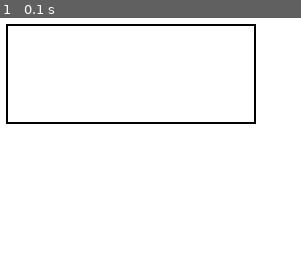
Above: before the commit, frame 1.
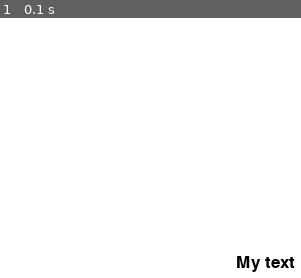
Above: after the commit, the same moment.

Repository: iancrosby/PyGame1
Game: pygame game, started from game.py
Same seed, same stepped clock (60 frames per second), same inputs: the game is played once before the commit and once after it.
Inputs:
- Up to frame 1 (0.1 s): no input

The runs differ from the first frame. In frame 1, 2.3% of the frame differs, in the area x 1-99%, y 2-98%.

Commit message:
Basic click detection

Diff:
--- a/game.py
+++ b/game.py
@@ -14,25 +14,48 @@
 red      = ( 255,   0,   0)
 
 
+
 # -------- Main Program Loop -----------
 while done==False:
     # ALL EVENT PROCESSING SHOULD GO BELOW THIS COMMENT
+
+    #Reset to basic state
+    draw_rect = False
+
     for event in pygame.event.get(): # User did something
         if event.type == pygame.QUIT: # If user clicked close
             done=True # Flag that we are done so we exit this loop
+        if event.type == pygame.MOUSEBUTTONDOWN:
+            draw_rect = True
+
         # ALL EVENT PROCESSING SHOULD GO ABOVE THIS COMMENT
 
 
+
     # ALL GAME LOGIC SHOULD GO BELOW THIS COMMENT
+
+
 
     # ALL GAME LOGIC SHOULD GO ABOVE THIS COMMENT
 
 
     # ALL CODE TO DRAW SHOULD GO BELOW THIS COMMENT
     screen.fill(white)
-    pygame.draw.rect(screen,black,[20,20,250,100],2)
+
+    if draw_rect == True:
+        pygame.draw.rect(screen,black,[20,20,250,100],2)
+
+    font = pygame.font.Font(None, 25)
+
+    text = font.render("My text",True,black)
+    screen.blit(text, [250,250])
+
     # ALL CODE TO DRAW SHOULD GO ABOVE THIS COMMENT
+    pygame.display.flip()
 
-    pygame.display.flip()
+
+
+
+
     # Limit to 20 frames per second
     clock.tick(20)
